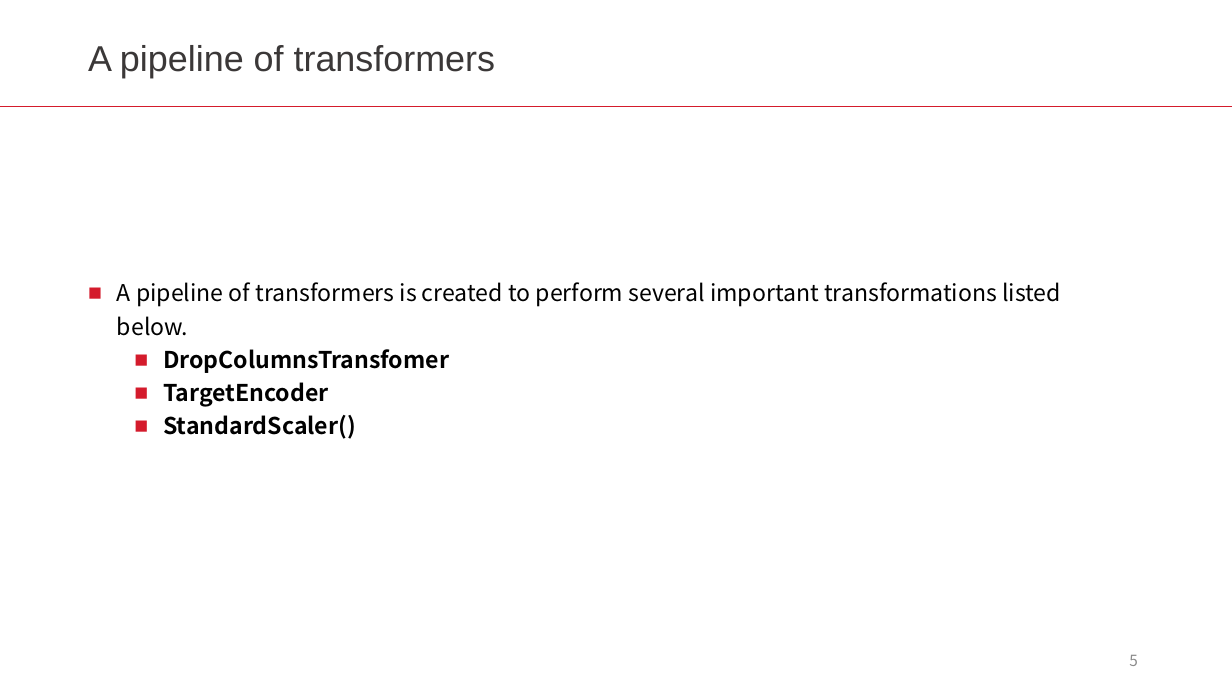
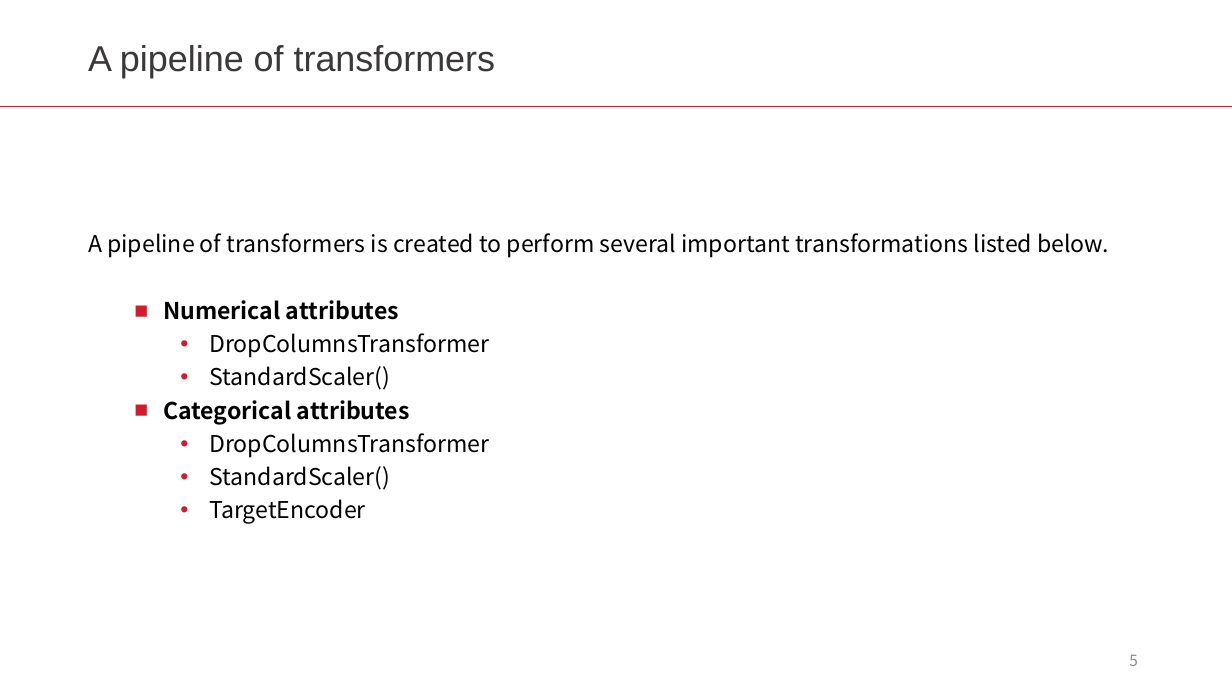
Before and after one commit to LiyangSong/Advertisement-CTR-Prediction, a slide deck: slide 5 of submissions/phase2/prep.pptx. Drawn at 1232x693 pixels with LibreOffice and Linux fonts; fonts in the diff are those of the drawing. Boxes give left, top, right and bottom in pixels: in the first picture for what was removed or moved away, otherwise in the second. Text is boxed around its words. In the diff, an @@ line names an element or a change of style, - is before the commit and + after.

```diff
--- a/submissions/phase2/prep.pptx
+++ b/submissions/phase2/prep.pptx
@@ text at [88, 233, 1108, 524]: paragraph removed @@
-  ■ StandardScaler()
@@ text "A pipeline of transformers is ...": place and size @@
-text "A pipeline of transformers is ..." at [117, 282, 1061, 407]
+text "A pipeline of transformers is ..." at [88, 233, 1108, 524]
@@ text at [88, 233, 1108, 524]: bold off in "TargetEncoder"; bullet ■ to none; bullet ■ to •; list level 2 to 3 in "TargetEncoder" @@
@@ text at [163, 300, 489, 490]: text changed; bold off @@
-  ■ DropColumnsTransfomer
+  ■ Numerical attributes
+    • DropColumnsTransformer
+    • StandardScaler()
+  ■ Categorical attributes
+    • DropColumnsTransformer
+    • StandardScaler()
```
Also in this commit, not shown: 4 other slides changed, 1 other file.
